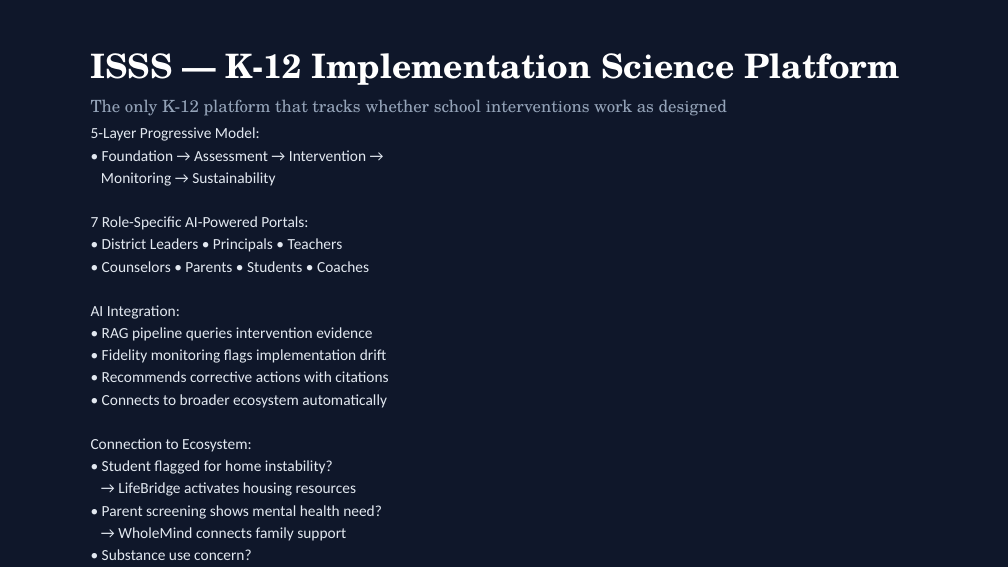
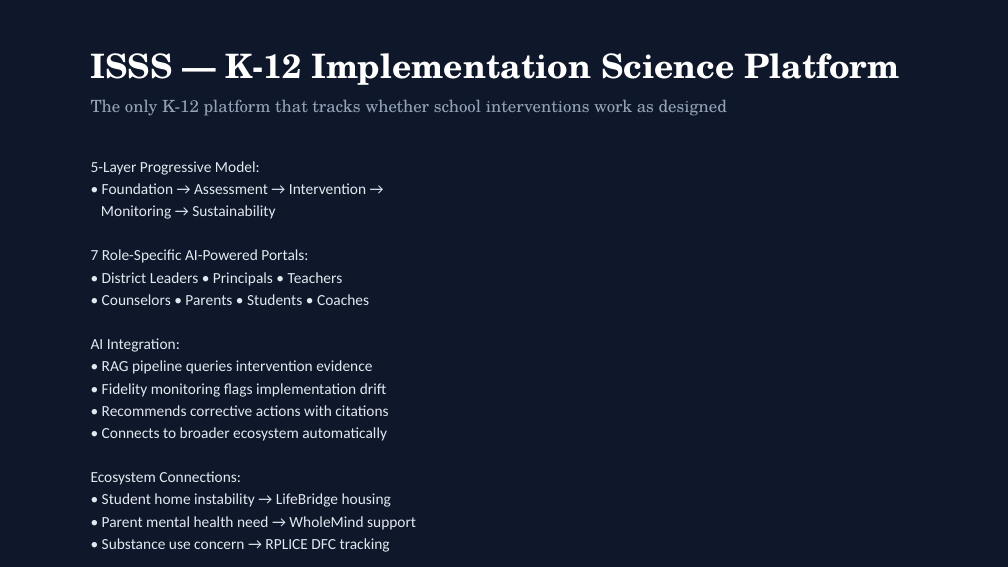
Before and after one commit to mrterryflood-ui/Thriveup, a slide deck: slide 6 of attached_assets/ThriveUp_RPLICE_MEASURE_Improved.pptx. Drawn at 1008x567 pixels with LibreOffice and Linux fonts; fonts in the diff are those of the drawing. Boxes give left, top, right and bottom in pixels: in the first picture for what was removed or moved away, otherwise in the second. Text is boxed around its words. In the diff, an @@ line names an element or a change of style, - is before the commit and + after.

```diff
--- a/attached_assets/ThriveUp_RPLICE_MEASURE_Improved.pptx
+++ b/attached_assets/ThriveUp_RPLICE_MEASURE_Improved.pptx
@@ text at (91, 471, 416, 552): text changed @@
-Connection to Ecosystem:
-• Student flagged for home instability?
-→ LifeBridge activates housing resources
-• Parent screening shows mental health need?
-→ WholeMind connects family support
-• Substance use concern?
-→ RPLICE tracks DFC coalition fidelity
+Ecosystem Connections:
+• Student home instability → LifeBridge housing
+• Parent mental health need → WholeMind support
+• Substance use concern → RPLICE DFC tracking
```
Also in this commit, not shown: 9 other slides changed, 2 slides added, 2 slides removed, 2 other files.
